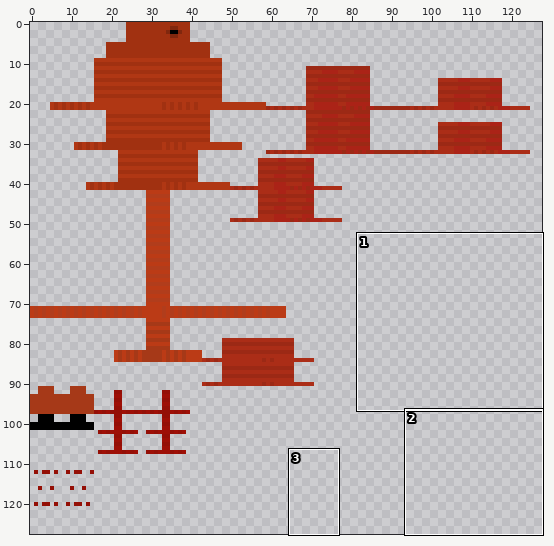
Sprite sheet: resources/textures/entity/anomalocaris/anomalocaris 1.png. The picture above shows the old version from afar; the outline marks the close-up.
Close-up. The starting point:
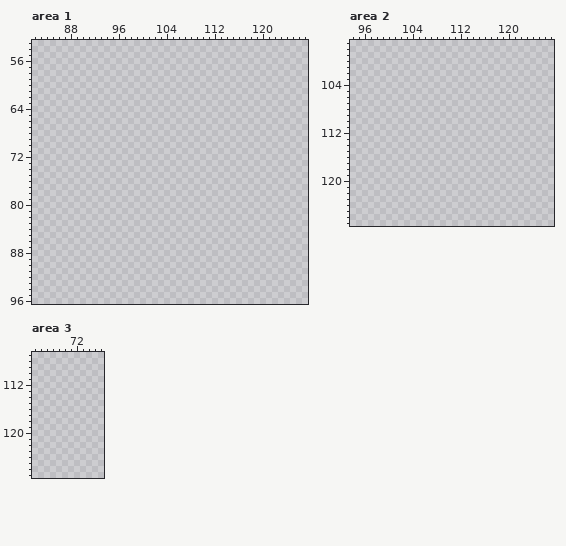
The file is 128x128 pixels. Colours within 5 levels of each other are drawn and written as one. Shown: area 1: x 82..127, y 53..96; area 2: x 94..127, y 97..127; area 3: x 65..76, y 107..127. The commit also changed other parts of the picture, which this record leaves out.
Once edited:
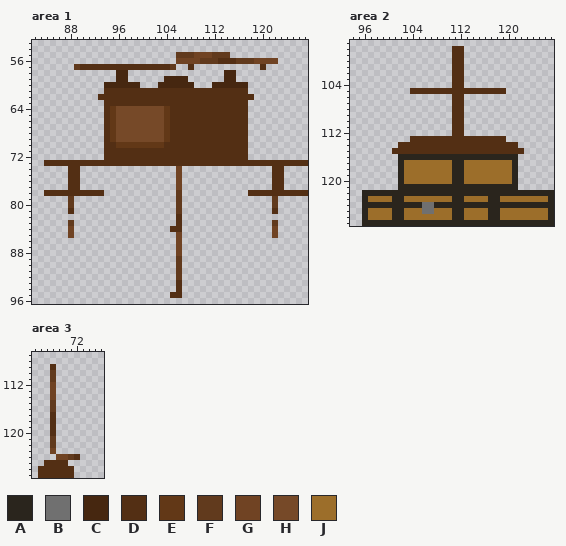
Palette (. is transparent): A #2a251d  B #707070  C #462710  D #532f14  E #623817  F #613a1d  G #704323  H #764928  J #9c6e2a
The edit:
Changed rows in their new state; - is an unchanged pixel.
Area 1:
first column x 84:
55 ----------------------FFFGGGFFF-------------
56 ----------------------GGGGFFFDDDFFFGGGG-----
57 -----FDDDDDDDDDDDDDDDF--D-----------D-------
58 ------------CC----------------CC------------
59 ------------CC------CCCC------CC------------
60 ----------CCCCCC---CCCCCC---CCCCCC----------
61 ----------DDDDDDDDDDDDDDDDDDDDDDDD----------
62 ---------DDDDDDDDDDDDDDDDDDDDDDDDDD---------
63 ----------DDDDDDDDDDDDDDDDDDDDDDDD----------
64 ----------DEHHHHHHHHEDDDDDDDDDDDDD----------
65 ----------DEHHHHHHHHEDDDDDDDDDDDDD----------
66 ----------DEHHHHHHHHEDDDDDDDDDDDDD----------
67 ----------DEHHHHHHHHEDDDDDDDDDDDDD----------
68 ----------DEHHHHHHHHEDDDDDDDDDDDDD----------
69 ----------DEHHHHHHHHEDDDDDDDDDDDDD----------
70 ----------DDEEEEEEEEDDDDDDDDDDDDDD----------
71 ----------DDDDDDDDDDDDDDDDDDDDDDDD----------
72 ----------DDDDDDDDDDDDDDDDDDDDDDDD----------
73 DDDDDDDDDDDDDDDDDDDDDDDDDDDDDDDDDDDDDDDDDDDD
74 ----DD----------------G---------------DD----
75 ----DD----------------G---------------DD----
76 ----DD----------------G---------------DD----
77 ----DD----------------G---------------DD----
78 DDDDDDDDDD------------F-----------DDDDDDDDDD
79 ----F-----------------F---------------F-----
80 ----F-----------------F---------------F-----
81 ----D-----------------F---------------D-----
82 ----------------------D---------------------
83 ----F-----------------D---------------F-----
84 ----G----------------DD---------------G-----
85 ----G-----------------G---------------G-----
86 ----------------------G---------------------
87 ----------------------G---------------------
88 ----------------------G---------------------
89 ----------------------F---------------------
90 ----------------------F---------------------
91 ----------------------F---------------------
92 ----------------------F---------------------
93 ----------------------D---------------------
94 ----------------------D---------------------
95 ---------------------DD---------------------
Area 2:
first column x 96:
 98 ---------------DD---------------
 99 ---------------DD---------------
100 ---------------DD---------------
101 ---------------DD---------------
102 ---------------DD---------------
103 ---------------DD---------------
104 ---------------DD---------------
105 --------DDDDDDDDDDDDDDDD--------
106 ---------------DD---------------
107 ---------------DD---------------
108 ---------------DD---------------
109 ---------------DD---------------
110 ---------------DD---------------
111 ---------------DD---------------
112 ---------------DD---------------
113 --------DDDDDDDDDDDDDDDD--------
114 ------DDDDDDDDDDDDDDDDDDDD------
115 -----DDDDDDDDDDDDDDDDDDDDDD-----
116 ------AAAAAAAAAAAAAAAAAAAA------
117 ------AJJJJJJJJAAJJJJJJJJA------
118 ------AJJJJJJJJAAJJJJJJJJA------
119 ------AJJJJJJJJAAJJJJJJJJA------
120 ------AJJJJJJJJAAJJJJJJJJA------
121 ------AAAAAAAAAAAAAAAAAAAA------
122 AAAAAAAAAAAAAAAAAAAAAAAAAAAAAAAA
123 AJJJJAAJJJJJJJJAAJJJJAAJJJJJJJJA
124 AAAAAAAAAABBAAAAAAAAAAAAAAAAAAAA
125 AJJJJAAJJJBBJJJAAJJJJAAJJJJJJJJA
126 AJJJJAAJJJJJJJJAAJJJJAAJJJJJJJJA
127 AAAAAAAAAAAAAAAAAAAAAAAAAAAAAAAA
Area 3:
first column x 66:
109 --D----
110 --F----
111 --F----
112 --G----
113 --G----
114 --G----
115 --F----
116 --F----
117 --D----
118 --D----
119 --D----
120 --D----
121 --F----
122 --F----
123 --G----
124 ---GGFD
125 -DDDD--
126 DDDDDD-
127 DDDDDD-
Pixel boxes of the changes (left, top, right, bottom) in both close-ups:
added: (44, 52, 308, 298)
added: (362, 46, 554, 226)
added: (38, 364, 80, 478)
